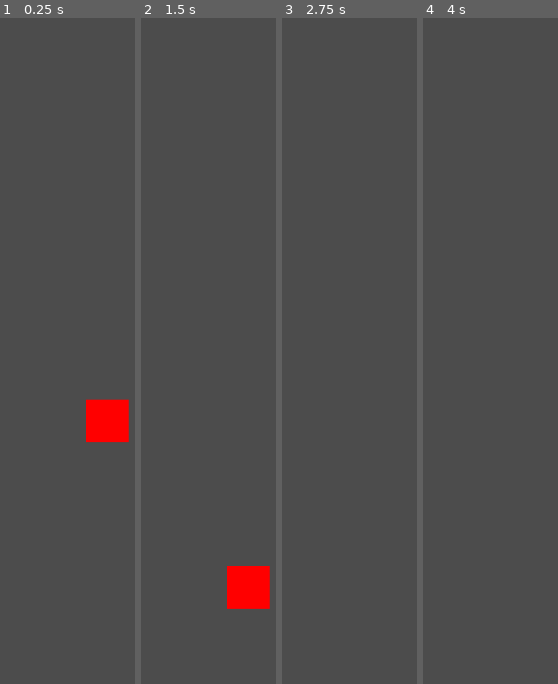
Above: before the commit, frames 1-4 (left to right).
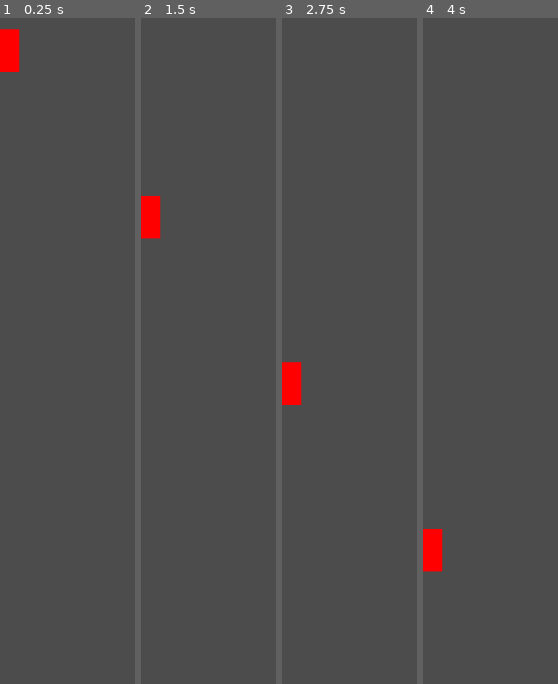
Above: after the commit, the same moments.

Repository: mwillaert/AU_SECOURS
Game: Godot game, scene res://scene/rect.tscn
The game is run twice, just before and just after one commit, with the same random seed, the same clock (stepped at 60 frames per second) and the same inputs. Before the commit the project has no main scene; this scene is started directly in both runs.
Inputs:
- Up to frame 1 (0.25 s): no input
- Up to frame 2 (1.5 s): hold D 0.53-1.28 s
- Up to frame 3 (2.75 s): hold D from 2.03 s (still down)
- Up to frame 4 (4 s): release D at 3.53 s

The runs differ from the first frame. In frame 1, 3.0% of the frame differs, in the area x 0-96%, y 1-64%; in frame 2, 3.0%; in frame 3, 1.0%; in frame 4, 1.0%.

Commit message:
meteor example

Diff:
--- a/godot_phil/main.gd
+++ b/godot_phil/CollisionPolygon2D.gd
@@ -1,28 +1,15 @@
-extends Node2D
+extends CollisionShape2D
 
 
 # Declare member variables here. Examples:
 # var a = 2
 # var b = "text"
 
-var player_res = preload("res://scene/rect.tscn")
-
 
 # Called when the node enters the scene tree for the first time.
 func _ready():
 
-	for i in range(10):
-
-		var player = player_res.instance()
-		player.position += Vector2(i * 64, 0)
-
-		yield(get_tree().create_timer(1.0), "timeout")
-
-		add_child(player)
-
-
-
-	return
+	pass # Replace with function body.
 
 
 # Called every frame. 'delta' is the elapsed time since the previous frame.
--- a/godot_phil/main.tscn
+++ /dev/null
@@ -1,40 +0,0 @@
-[gd_scene load_steps=7 format=2]
-
-[ext_resource path="res://map.tscn" type="PackedScene" id=1]
-[ext_resource path="res://script/player.gd" type="Script" id=2]
-[ext_resource path="res://main.gd" type="Script" id=3]
-
-[sub_resource type="CircleShape2D" id=3]
-radius = 64.0
-
-[sub_resource type="Gradient" id=1]
-offsets = PoolRealArray( 0 )
-colors = PoolColorArray( 1, 0, 0, 1 )
-
-[sub_resource type="GradientTexture" id=2]
-gradient = SubResource( 1 )
-width = 64
-
-[node name="Node2D" type="Node2D"]
-script = ExtResource( 3 )
-
-[node name="map2" parent="." instance=ExtResource( 1 )]
-
-[node name="rect" type="KinematicBody2D" parent="."]
-position = Vector2( 99, 569 )
-motion/sync_to_physics = true
-script = ExtResource( 2 )
-
-[node name="CollisionPolygon2D" type="CollisionShape2D" parent="rect"]
-shape = SubResource( 3 )
-__meta__ = {
-"_edit_lock_": true
-}
-
-[node name="sprite" type="Sprite" parent="rect"]
-scale = Vector2( 1, 64 )
-texture = SubResource( 2 )
-region_rect = Rect2( 0, 0, 64, 64 )
-__meta__ = {
-"_edit_lock_": true
-}
--- a/godot_phil/project.godot
+++ b/godot_phil/project.godot
@@ -8,9 +8,20 @@
 
 config_version=4
 
+_global_script_classes=[ {
+"base": "KinematicBody2D",
+"class": "Meteor",
+"language": "GDScript",
+"path": "res://script/meteor.gd"
+} ]
+_global_script_class_icons={
+"Meteor": ""
+}
+
 [application]
 
 config/name="gamejam2022"
+run/main_scene="res://scene/main.tscn"
 config/icon="res://icon.png"
 
 [display]
--- /dev/null
+++ b/godot_phil/scene/main.tscn
@@ -0,0 +1,60 @@
+[gd_scene load_steps=9 format=2]
+
+[ext_resource path="res://script/main.gd" type="Script" id=1]
+[ext_resource path="res://CollisionPolygon2D.gd" type="Script" id=2]
+[ext_resource path="res://script/player.gd" type="Script" id=3]
+[ext_resource path="res://map.tscn" type="PackedScene" id=4]
+[ext_resource path="res://script/meteor_handler.gd" type="Script" id=5]
+
+[sub_resource type="CircleShape2D" id=3]
+radius = 64.0
+
+[sub_resource type="Gradient" id=1]
+offsets = PoolRealArray( 0 )
+colors = PoolColorArray( 1, 0, 0, 1 )
+
+[sub_resource type="GradientTexture" id=2]
+gradient = SubResource( 1 )
+width = 64
+
+[node name="Node2D" type="Node2D"]
+script = ExtResource( 1 )
+
+[node name="map2" parent="." instance=ExtResource( 4 )]
+
+[node name="rect" type="KinematicBody2D" parent="."]
+position = Vector2( 58, 558 )
+motion/sync_to_physics = true
+script = ExtResource( 3 )
+
+[node name="CollisionPolygon2D2" type="CollisionShape2D" parent="rect"]
+visible = false
+shape = SubResource( 3 )
+script = ExtResource( 2 )
+__meta__ = {
+"_edit_lock_": true
+}
+
+[node name="Area2D" type="Area2D" parent="rect"]
+visible = false
+
+[node name="CollisionPolygon2D" type="CollisionShape2D" parent="rect/Area2D"]
+shape = SubResource( 3 )
+script = ExtResource( 2 )
+__meta__ = {
+"_edit_lock_": true
+}
+
+[node name="sprite" type="Sprite" parent="rect"]
+scale = Vector2( 1, 64 )
+texture = SubResource( 2 )
+region_rect = Rect2( 0, 0, 64, 64 )
+__meta__ = {
+"_edit_lock_": true
+}
+
+[node name="meteor_handler" type="Node2D" parent="."]
+script = ExtResource( 5 )
+
+[connection signal="area_entered" from="rect/Area2D" to="rect" method="_on_Area2D_area_entered"]
+[connection signal="body_shape_entered" from="rect/Area2D" to="rect" method="_on_Area2D_body_shape_entered"]
--- /dev/null
+++ b/godot_phil/scene/meteor.tscn
@@ -0,0 +1,45 @@
+[gd_scene load_steps=6 format=2]
+
+[ext_resource path="res://script/meteor.gd" type="Script" id=1]
+
+[sub_resource type="RectangleShape2D" id=4]
+extents = Vector2( 32, 32 )
+
+[sub_resource type="RectangleShape2D" id=5]
+extents = Vector2( 32, 32 )
+
+[sub_resource type="Gradient" id=1]
+offsets = PoolRealArray( 0 )
+colors = PoolColorArray( 1, 1, 1, 1 )
+
+[sub_resource type="GradientTexture" id=2]
+gradient = SubResource( 1 )
+width = 64
+
+[node name="meteor" type="KinematicBody2D"]
+motion/sync_to_physics = true
+script = ExtResource( 1 )
+
+[node name="Area2D" type="Area2D" parent="."]
+
+[node name="CollisionPolygon2D" type="CollisionShape2D" parent="Area2D"]
+shape = SubResource( 4 )
+__meta__ = {
+"_edit_lock_": true
+}
+
+[node name="CollisionPolygon2D2" type="CollisionShape2D" parent="."]
+shape = SubResource( 5 )
+__meta__ = {
+"_edit_lock_": true
+}
+
+[node name="sprite" type="Sprite" parent="."]
+scale = Vector2( 1, 64 )
+texture = SubResource( 2 )
+region_rect = Rect2( 0, 0, 64, 64 )
+__meta__ = {
+"_edit_lock_": true
+}
+
+[connection signal="body_shape_entered" from="Area2D" to="." method="_on_Area2D_body_shape_entered"]
--- a/godot_phil/scene/rect.tscn
+++ b/godot_phil/scene/rect.tscn
@@ -14,7 +14,7 @@
 width = 64
 
 [node name="rect" type="KinematicBody2D"]
-position = Vector2( 161, 558 )
+position = Vector2( -3, 2 )
 motion/sync_to_physics = true
 script = ExtResource( 1 )
 
--- /dev/null
+++ b/godot_phil/script/main.gd
@@ -0,0 +1,16 @@
+extends Node2D
+
+
+# Declare member variables here. Examples:
+# var a = 2
+# var b = "text"
+
+
+# Called when the node enters the scene tree for the first time.
+func _ready():
+	return
+
+
+# Called every frame. 'delta' is the elapsed time since the previous frame.
+#func _process(delta):
+#	pass
--- /dev/null
+++ b/godot_phil/script/meteor.gd
@@ -0,0 +1,26 @@
+extends KinematicBody2D
+class_name Meteor
+
+var velocity = Vector2(-200, 200)
+
+# Called when the node enters the scene tree for the first time.
+func _ready():
+	return
+
+func _physics_process(delta):
+
+	move_and_collide(velocity*delta)
+
+	return
+
+
+func _on_Area2D_body_shape_entered(body_rid, body, body_shape_index, local_shape_index):
+
+	# Skip if self
+	if body == self:
+		return
+
+	# Unspawning once it hits something
+	self.get_parent().remove_child(self)
+
+	return
--- /dev/null
+++ b/godot_phil/script/meteor_handler.gd
@@ -0,0 +1,36 @@
+extends Node2D
+
+# Resources
+var meteor_res:Resource = preload("res://scene/meteor.tscn")
+
+
+func _ready():
+
+	spawn_meteors()
+
+	return
+
+
+func spawn_meteors():
+
+	for i in range(10):
+
+		var meteor := spawn_meteor()
+
+		# Spawning meteor every two seconds
+		yield(get_tree().create_timer(2.0), "timeout")
+
+		add_child(meteor)
+
+	return
+
+
+func spawn_meteor() -> Meteor:
+
+	# Spawning meteor
+	var meteor:Meteor = meteor_res.instance()
+
+	# Position
+	position = Vector2(440, 397)
+
+	return meteor
--- a/godot_phil/script/player.gd
+++ b/godot_phil/script/player.gd
@@ -9,6 +9,7 @@
 
 # Called when the node enters the scene tree for the first time.
 func _ready():
+
 	return
 
 func get_input():
@@ -29,3 +30,15 @@
 	# get_input()
 
 	return
+
+
+func _on_Area2D_area_entered(area):
+
+	print("test")
+
+	pass # Replace with function body.
+
+
+func _on_Area2D_body_shape_entered(body_rid, body, body_shape_index, local_shape_index):
+	print("test")
+	pass # Replace with function body.
